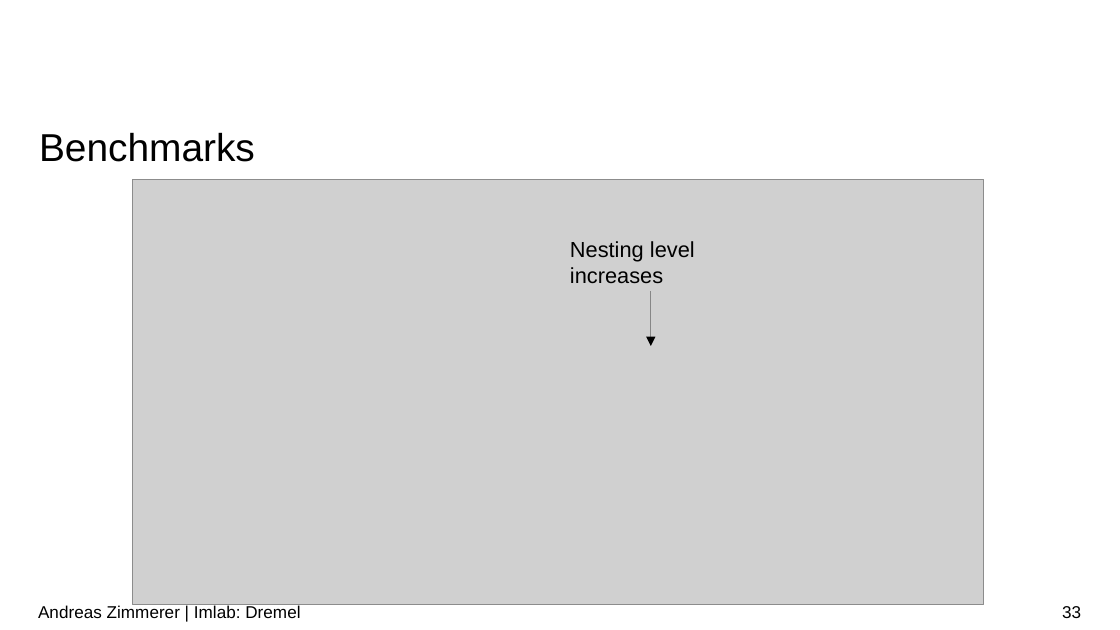
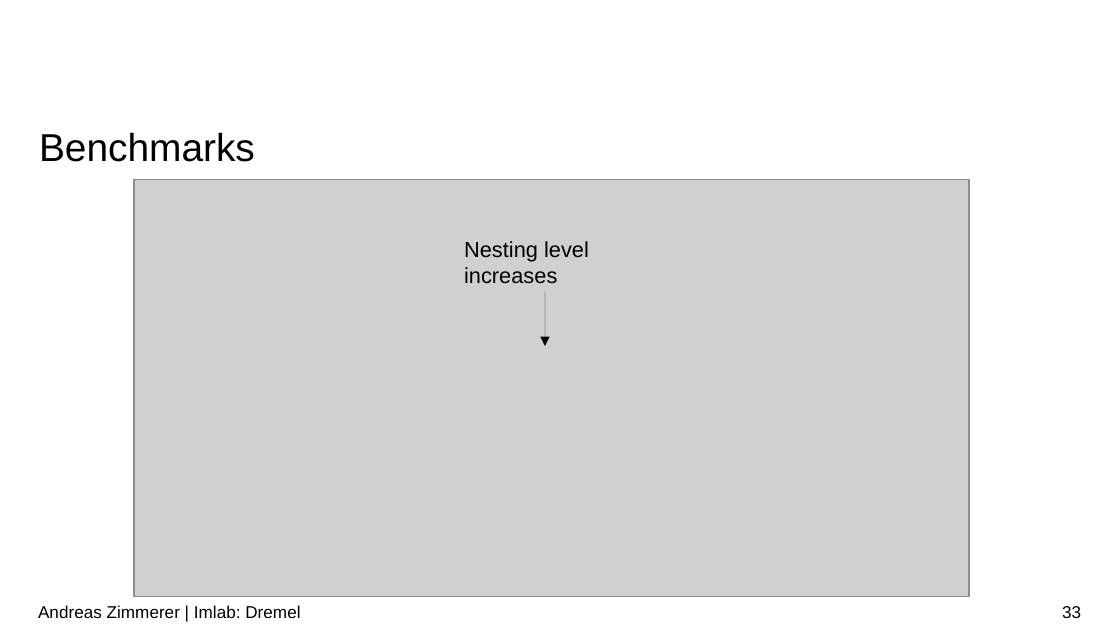
Before and after one commit to andreas-zimmerer/imlab-dremel, a slide deck: slide 33 of _presentation/Final_Presentation.odp. Drawn at 1120x630 pixels with LibreOffice and Linux fonts; fonts in the diff are those of the drawing; grey boxes stand for pictures; background and template pictures are left out. Boxes give left, top, right and bottom in pixels: in the first picture for what was removed or moved away, otherwise in the second. Text is boxed around its words. In the diff, an @@ line names an element or a change of style, - is before the commit and + after.

```diff
--- a/_presentation/Final_Presentation.odp
+++ b/_presentation/Final_Presentation.odp
@@ picture: place and size @@
-picture at (132, 179, 983, 605)
+picture at (134, 179, 970, 597)
@@ text "Nesting level increases": place and size @@
-text "Nesting level increases" at (570, 241, 695, 283)
+text "Nesting level increases" at (464, 241, 589, 284)
@@ arrow moved from (651, 291) - (651, 346) to (545, 291) - (545, 346) @@
```
Also in this commit, not shown: 1 other slide changed, 3 other files.
